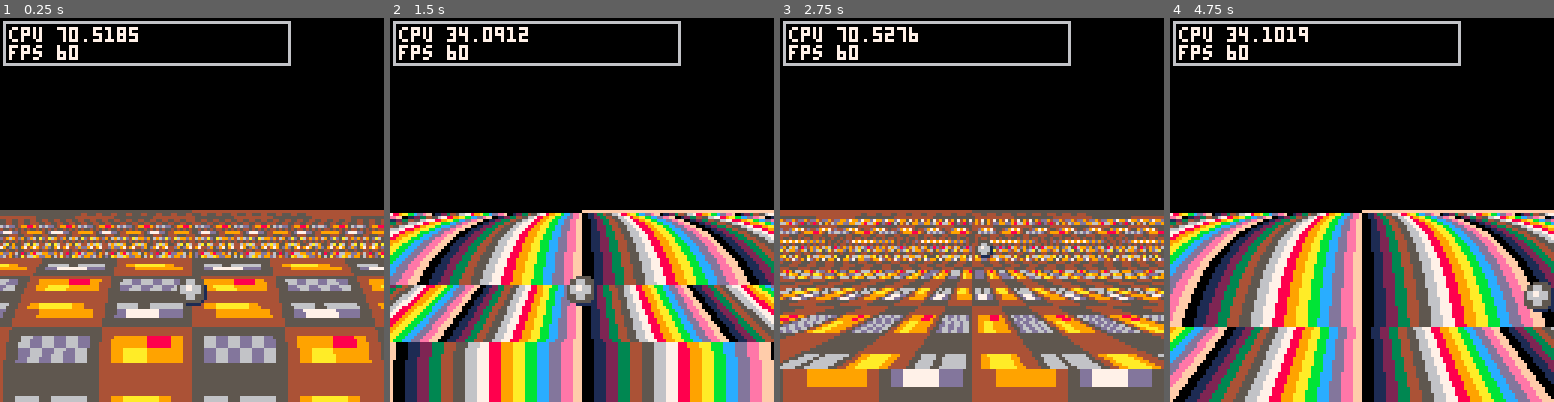
Above: before the commit, frames 1-4 (left to right).
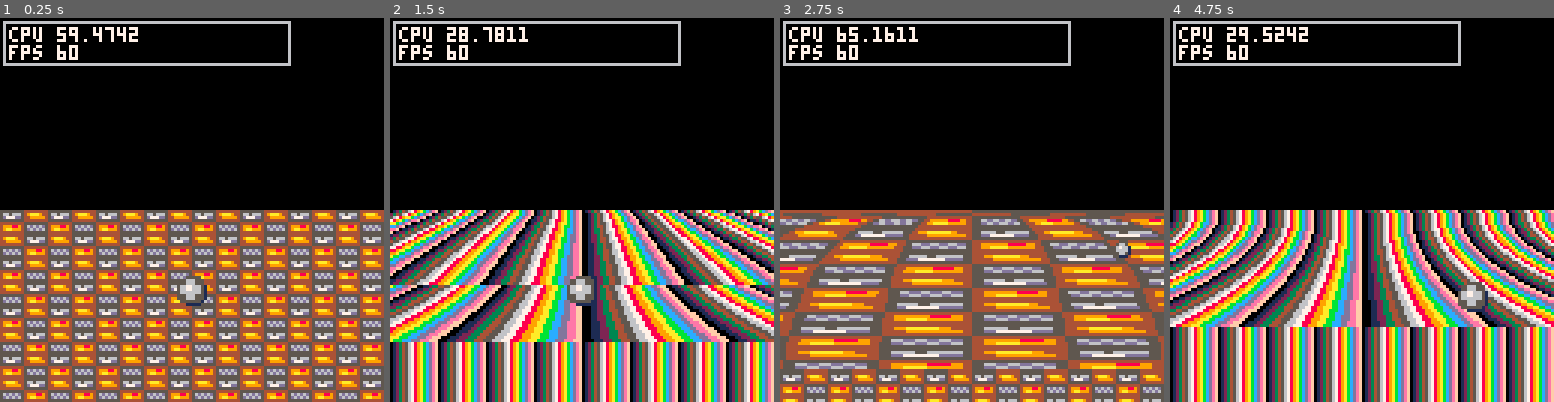
Above: after the commit, the same moments.

Repository: Shfty/carts
Game: PICO-8 cartridge linescrolling/palettescroll.p8
Same seed, same stepped clock (60 frames per second), same inputs: the game is played once before the commit and once after it.
Inputs:
- Up to frame 1 (0.25 s): no input
- Up to frame 2 (1.5 s): tap X (X key) at 0.33, 1.07 s; tap O (Z key) at 0.7 s
- Up to frame 3 (2.75 s): hold Right 1.6-2.1 s; tap O (Z key) at 1.7, 2.1, 2.5 s; tap X (X key) at 1.85 s; hold Up 2.15-2.42 s; hold Right from 2.47 s (still down)
- Up to frame 4 (4.75 s): tap O (Z key) every 0.4 s from 2.9 to 4.5 s; tap X (X key) at 2.97, 4.08 s; release Right at 3.03 s; hold Left 3.08-3.58 s; hold Down 3.63-3.97 s; hold Right 4.02-4.68 s; hold Up from 4.73 s (still down)

The runs differ from the first frame. In frame 1, 38% of the frame differs, in the area x 0-100%, y 2-100%; in frame 2, 43%; in frame 3, 37%; in frame 4, 47%.

Commit message:
Improve icyl scaling, optimizations for palettescroll

Diff:
--- a/linescrolling/palettescroll.p8
+++ b/linescrolling/palettescroll.p8
@@ -54,21 +54,81 @@
 	end
 end
 -->8
+-- transformation
+
+-- translation
+
+function tr_none()
+	return 0
+end
+
+-- scaling
+
+function sc_none()
+	return 1
+end
+
+function sc_lin(y,ph)
+	local ph = palfield_ph
+	local ny = y/ph
+	local sc = 1+ny*3
+	return sc
+end
+
+function sc_cyl(y,ph)
+	local ph = palfield_ph
+	local ny = y/ph
+	local sc = sin(ny/4-0.5)^0.25
+	sc *= 4
+	return sc
+end
+
+function sc_icyl(y,ph)
+	local ph = palfield_ph
+	local ny = y/ph
+	local sc = 1-sin(ny/4-0.25)
+	sc *= 4
+	sc += 1
+	return sc
+end
+
+-- uvs
+
+function uvx_wrap(c,y,sx)
+	local ux = c
+	ux += sx
+	ux %= 16
+	return ux
+end
+
+function uvy_wrap(c,y,sy)
+	local uy = y
+ uy += sy
+	uy %= 16
+	uy += 32
+	return uy
+end
+
+function uvy_stretch(c,y,sy)
+	local ly = y/palfield_ph
+	local uy = y
+	uy /= 0.8-ly
+	uy += sy
+	uy /= 4
+	uy %= 16
+	uy += 32
+	return uy
+end
+
+-->8
 -- palfield
 
 -- config
 palfield_py = 64
 palfield_ph = 64
-palfield_tr = nil
-palfield_sc = nil
-
-function scale_palfield(y,ph)
-	local sc = 1
-	if palfield_sc then
-		sc = palfield_sc(y,ph)
-	end
-	return sc
-end
+
+palfield_tr = tr_none
+palfield_sc = sc_none
 
 -- public
 function gen_palfield()
@@ -122,15 +182,8 @@
 
 function write_palfield(y,py,ph)
 	for x=0,127 do
- 	local tr = 0
- 	if palfield_tr then
- 	 tr = palfield_tr(y,ph)
- 	end
-
- 	local sc = 1
- 	if palfield_sc then
- 	 sc = palfield_sc(y,ph)
- 	end
+ 	local tr = palfield_tr(y,ph)
+ 	local sc = palfield_sc(y,ph)
 
 		local lx = x
 		lx -= 64
@@ -149,23 +202,8 @@
 -- config
 vis_palfield = false
 
-function uv_x(c,y,sx)
-	local ux = c
-	ux += sx
-	ux %= 16
-	return ux
-end
-
-function uv_y(c,y,sy)
-	local ly = y/palfield_ph
-	local uy = y
-	uy /= 0.8-ly
-	uy += sy
-	uy /= 4
-	uy %= 16
-	uy += 32
-	return uy
-end
+uv_x = nil
+uv_y = nil
 
 -- public
 function draw_palfield(y,sx,sy)
@@ -195,59 +233,33 @@
 function set_pal(y,sx,sy)
 	for c=0,15 do
 		if not vis_palfield then
-			pal(c,sget(uv(c,y,sx,sy)))
+			local ux = uv_x(c,y,sx) or 0
+			local uy = uv_y(c,y,sy) or 0
+
+			pal(c,sget(ux,uy))
 		end
 		palt(c,false)
 	end
 end
 
-function uv(c,y,sx,sy)
-	return uv_x(c,y,sx),uv_y(c,y,sy)
-end
--->8
--- scaling
-
-function scale_lin(y,ph)
-	local ph = palfield_ph
-	local ny = y/ph
-	local sc = 1+ny*3
-	return sc
-end
-
-function scale_cyl(y,ph)
-	local ph = palfield_ph
-	local ny = y/ph
-	local sc = sin(ny/4-0.5)^0.25
-	sc *= 4
-	return sc
-end
-
-function scale_icyl(y,ph)
-	local ph = palfield_ph
-	local ny = y/ph
-	local sc = 1-sin(ny/4-0.25)
-	sc *= 4
-	return sc
-end
-
 -->8
 -- main
 
-update_palfield = true
-
 scrollx = 0
 scrolly = 0
 
 ax = 64
 ay = 96
 
+--palfield_sc = sc_icyl
+
 scale_idx = 0
-palfield_sc = scale_icyl
+
+uv_x = uvx_wrap
+uv_y = uvy_wrap
 
 function _init()
-	if update_palfield then
-		cstart_palfield()
-	end
+	cstart_palfield()
 end
 
 function _update60()
@@ -280,18 +292,22 @@
 
 	if btnp(5) then
 		scale_idx += 1
-		scale_idx %= 3
+		scale_idx %= 4
 
 		if scale_idx == 0 then
-			palfield_sc = scale_icyl
+			palfield_sc = sc_none
 		end
 
 		if scale_idx == 1 then
-			palfield_sc = scale_lin
+			palfield_sc = sc_icyl
 		end
 
 		if scale_idx == 2 then
-			palfield_sc = scale_cyl
+			palfield_sc = sc_lin
+		end
+
+		if scale_idx == 3 then
+			palfield_sc = sc_cyl
 		end
 
 		cstart_palfield()
@@ -321,13 +337,22 @@
 	sc += 0.25
 
 	local aw = 8*sc
-	local ah = 8*sc
+	local ah = aw
 
 	-- scaled position
 	ax -= 64
-	ax *= palfield_sc(ly)
+
+	if palfield_tr != nil then
+		ax += palfield_tr(ly)
+	end
+
+	if palfield_sc != nil then
+		ax *= palfield_sc(ly)
+	end
+
 	ax += 64
 
+	-- draw entity
 	sspr(
 		8,0,
 		8,8,
Not shown, changed: 64 lines of the sprite sheet (__gfx__) section of linescrolling/palettescroll.p8
